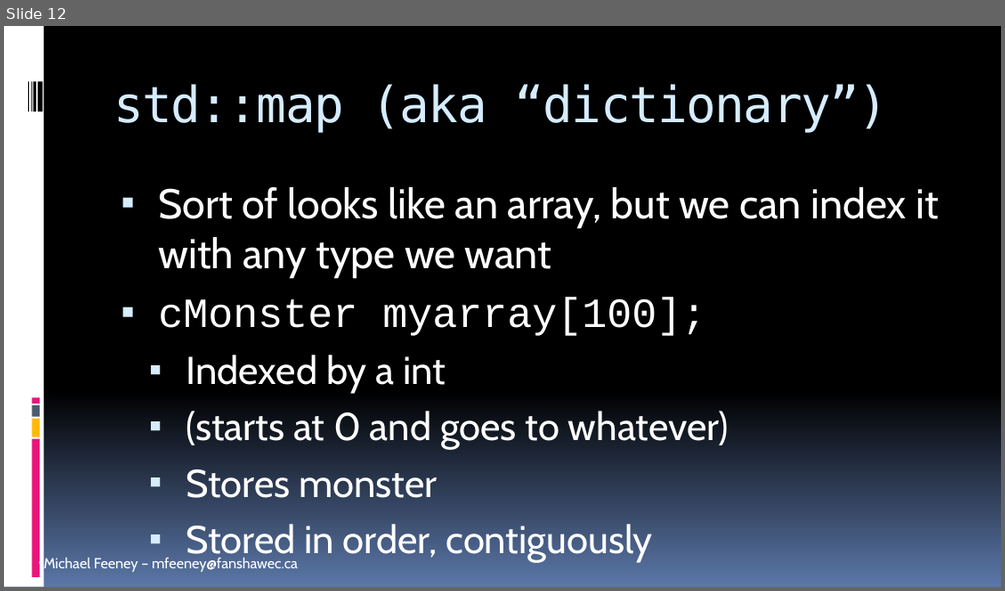
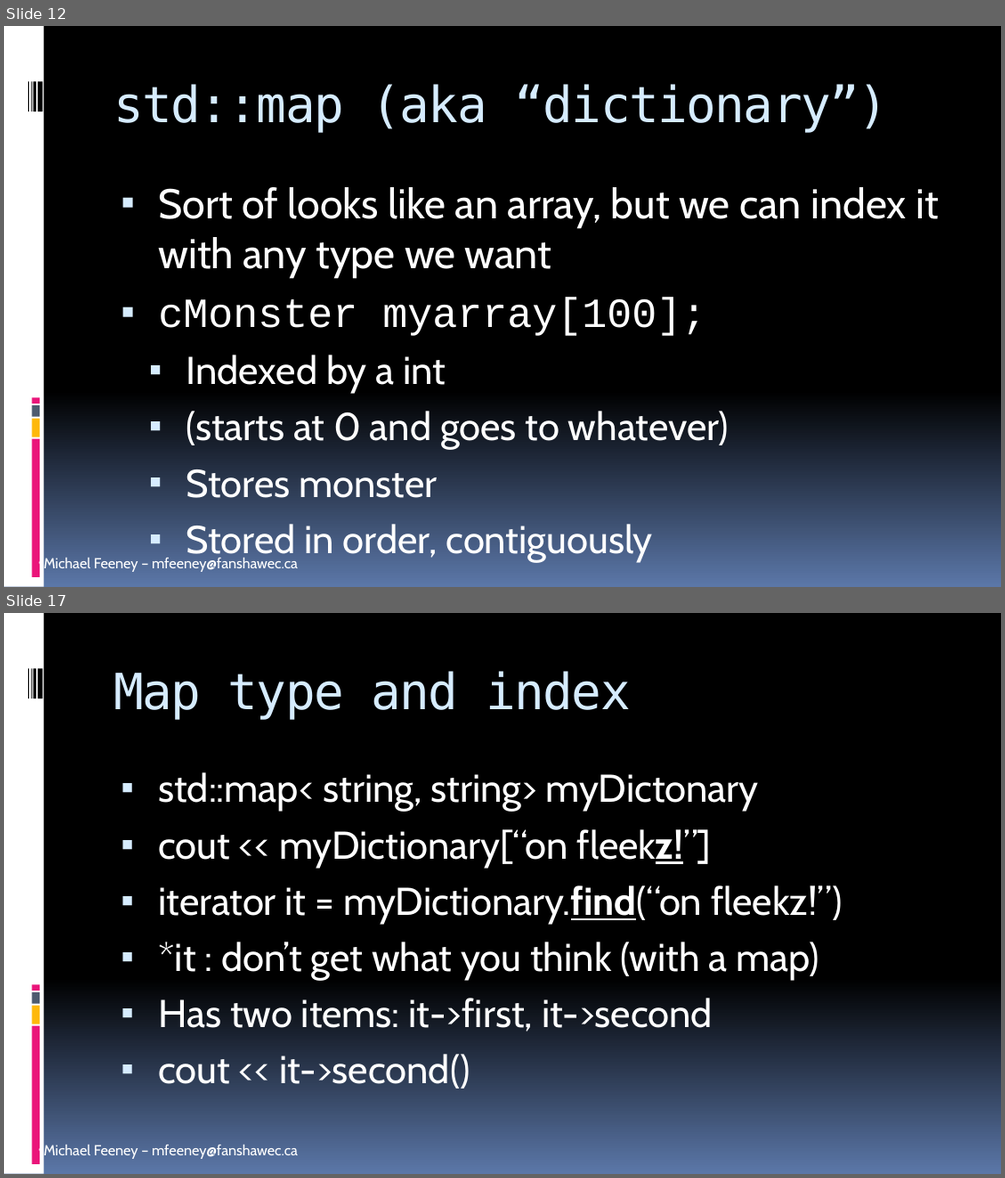
Before and after one commit to FeeneyCodes/GDP202425, a slide deck: 6044_FramPat/D2D/W01/INFO_6044_Engine_F24_W01D02_STL_Containers_1.pptx. Shown one above the other, each under a label of ours: slide 12 before the commit, slides 12 and 17 after it; the slides between them are not shown. The pictures are 1005x591 and 1005x1178 pixels, drawn with LibreOffice and Linux fonts; fonts in the diff are those of the drawing. Boxes give left, top, right and bottom in pixels: in the first picture for what was removed or moved away, otherwise in the second. Text is boxed around its words. In the diff, an @@ line names an element or a change of style, - is before the commit and + after.

```diff
--- a/6044_FramPat/D2D/W01/INFO_6044_Engine_F24_W01D02_STL_Containers_1.pptx
+++ b/6044_FramPat/D2D/W01/INFO_6044_Engine_F24_W01D02_STL_Containers_1.pptx
@@ slide 17 added at (x1=4, y1=613, x2=1001, y2=1174), background gradient #000000 to #5B77A8; not listed: 10 template elements that a slide beside it also shows @@
@@ title added at (x1=113, y1=671, x2=630, y2=720), 36 pt, text #D6ECFF @@
+Map type and index
@@ text added at (x1=158, y1=772, x2=841, y2=1088), 28 pt, text #FFFFFF @@
+▪ std::map< string, string> myDictonary
+▪ cout << myDictionary[“on fleekz!”]
+▪ iterator it = myDictionary.find(“on fleekz!”)
+▪ *it : don’t get what you think (with a map)
+▪ Has two items: it->first, it->second
+▪ cout << it->second()
```
Also in this commit, not shown: 7 other slides added, 12 other files.
